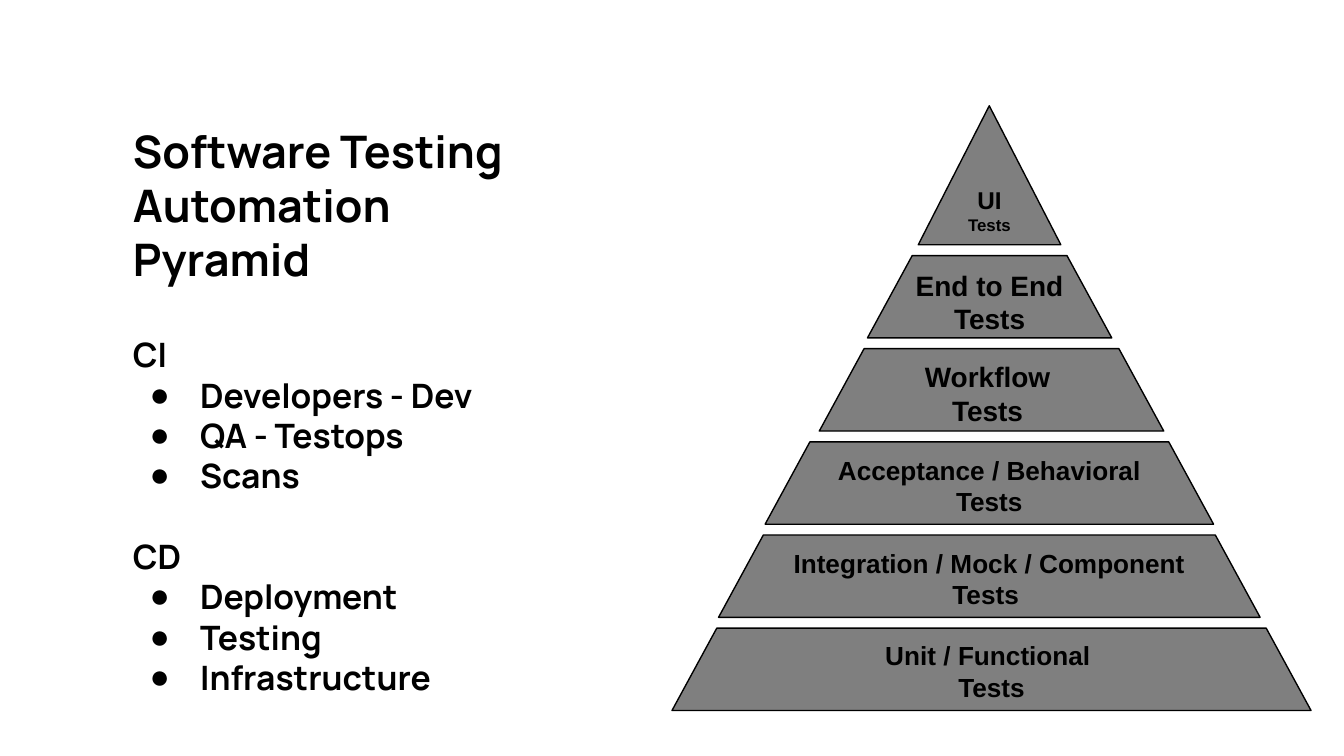
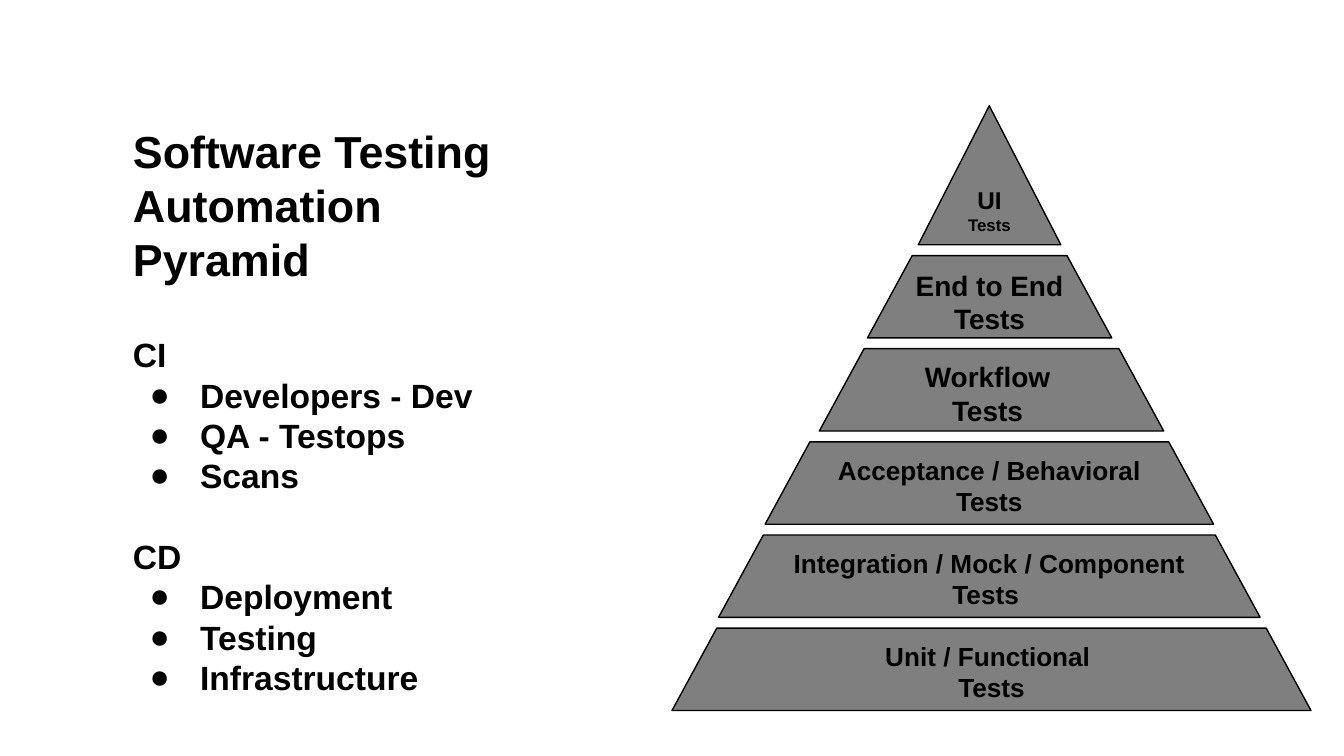
Before and after one commit to christopherroberthardy/RESUME, a slide deck: slide 6 of Professional profile - Christopher Hardy.pptx. Drawn at 1344x756 pixels with LibreOffice and Linux fonts; fonts in the diff are those of the drawing. Boxes give left, top, right and bottom in pixels: in the first picture for what was removed or moved away, otherwise in the second. Text is boxed around its words. In the diff, an @@ line names an element or a change of style, - is before the commit and + after.

```diff
--- a/Professional profile - Christopher Hardy.pptx
+++ b/Professional profile - Christopher Hardy.pptx
@@ title "Software Testing Automation Pyramid" at (133, 135, 490, 285): font Manrope to Arial @@
@@ text "CI" at (133, 343, 473, 691): font Manrope to Arial @@
```
Also in this commit, not shown: 12 other slides changed, 1 other file.
